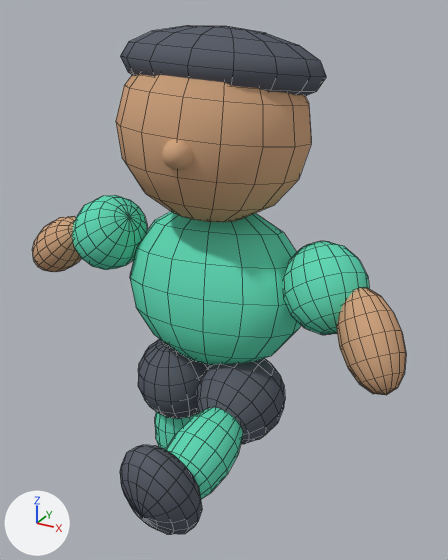
Before and after pictures for a commit that changed the Blender file art/pawn-motion.blend.
Both versions are drawn from a camera (50 mm lens) standing at (2.8, -4.81, 5.61) and looking at (0.21, -0.1, 3.25). The axes (+X, +Y, +Z) are drawn at lower left. The lights are the same throughout. The older version comes first. Both versions are drawn at frame 173 of the action 'Left armAction'; the numbers are the values there. Mesh edges are drawn as thin lines on the coarser meshes.
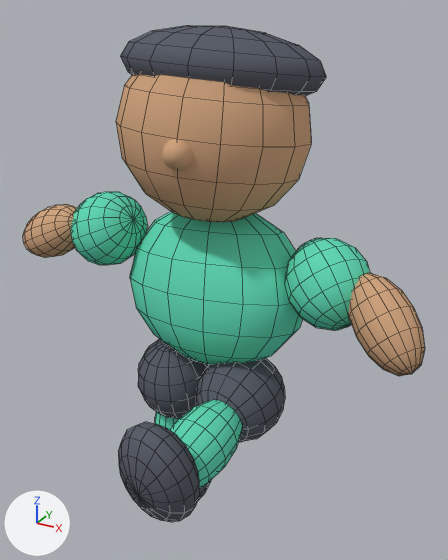
ob_left_arm is not drawn itself; it is the parent of ob_sphere_004, ob_sphere_005.
ob_right_arm is not drawn itself; it is the parent of ob_sphere_009, ob_sphere_010.
ob_right_leg is not drawn itself; it is the parent of ob_sphere_011, ob_sphere_012, ob_sphere_013.

The change, as a diff of the scene's bpy script:
```diff
--- a/art/pawn-motion.blend.py
+++ b/art/pawn-motion.blend.py
@@ ob_left_arm @@
 ob_left_arm.location = (-0.96, 0.0, 3.471)
-ob_left_arm.rotation_euler = (0.473, 0.845, 0.368)  # degrees (27, 48, 21)
+ob_left_arm.rotation_euler = (0.621, 1.02, 0.552)  # degrees (36, 58, 32)
@@ ob_right_arm @@
 ob_right_arm.location = (0.96, 0.0, 3.471)
-ob_right_arm.rotation_euler = (-0.678, -0.288, 0.485)  # degrees (-39, -17, 28)
+ob_right_arm.rotation_euler = (-0.845, -0.359, 0.677)  # degrees (-48, -21, 39)
@@ ob_right_leg @@
 ob_right_leg.location = (0.43, 0.0, 2.09)
-ob_right_leg.rotation_euler = (-1.239, 0.0318, -0.114)  # degrees (-71, 1.8, -6.5)
+ob_right_leg.rotation_euler = (-1.374, 0.0171, -0.117)  # degrees (-79, 1, -6.7)
```

What differs and where, as boxes [x1, y1, x2, y2] in the pictures (448 x 560 px):
'Sphere.010', turned: before [337, 288, 406, 395]; after [348, 273, 425, 376]
'Sphere.013', turned: before [120, 445, 202, 534]; after [118, 422, 200, 522]
'Sphere.009', turned: before [283, 241, 369, 335]; after [284, 238, 370, 330]
'Sphere.011', turned: before [196, 359, 285, 444]; after [196, 358, 285, 442]
'Sphere.012', turned: before [166, 407, 243, 499]; after [170, 400, 242, 489]
'Sphere.004', turned: before [72, 195, 147, 270]; after [71, 192, 147, 265]
'Sphere.005', turned: before [32, 216, 82, 272]; after [23, 204, 77, 258]
